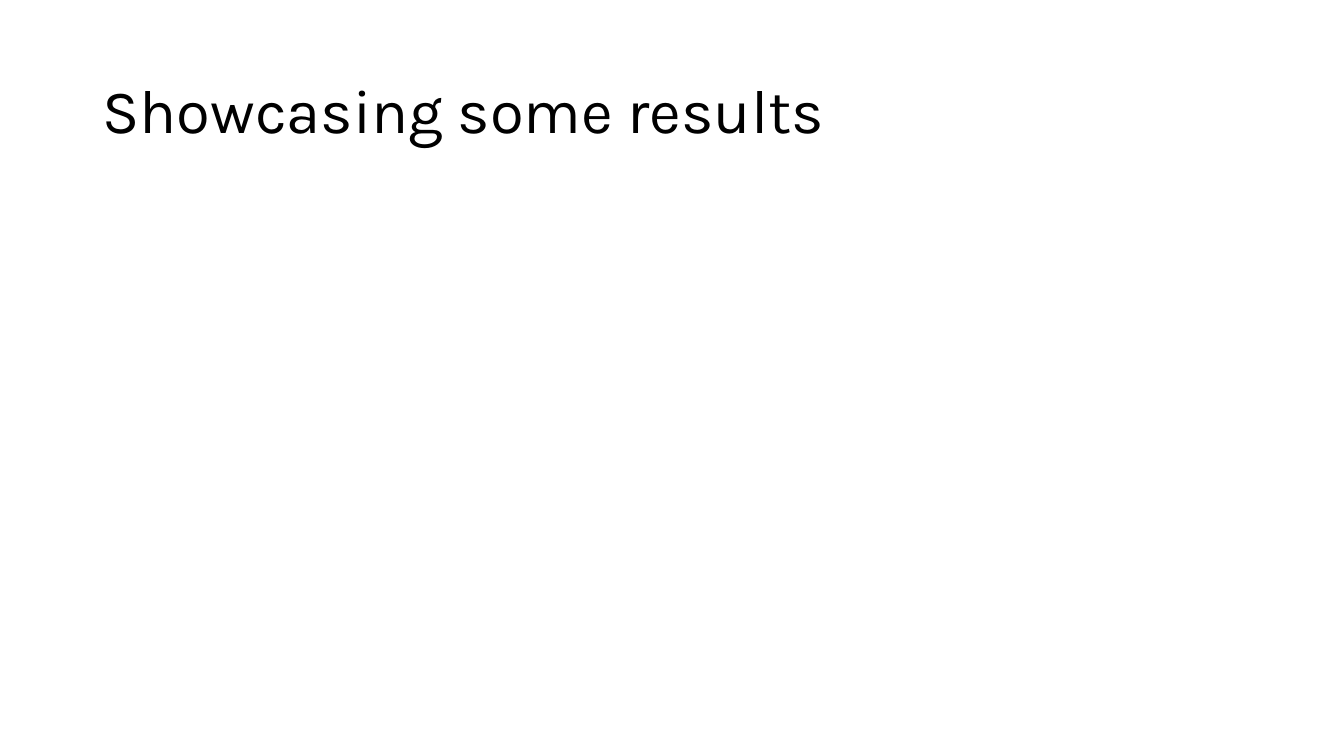
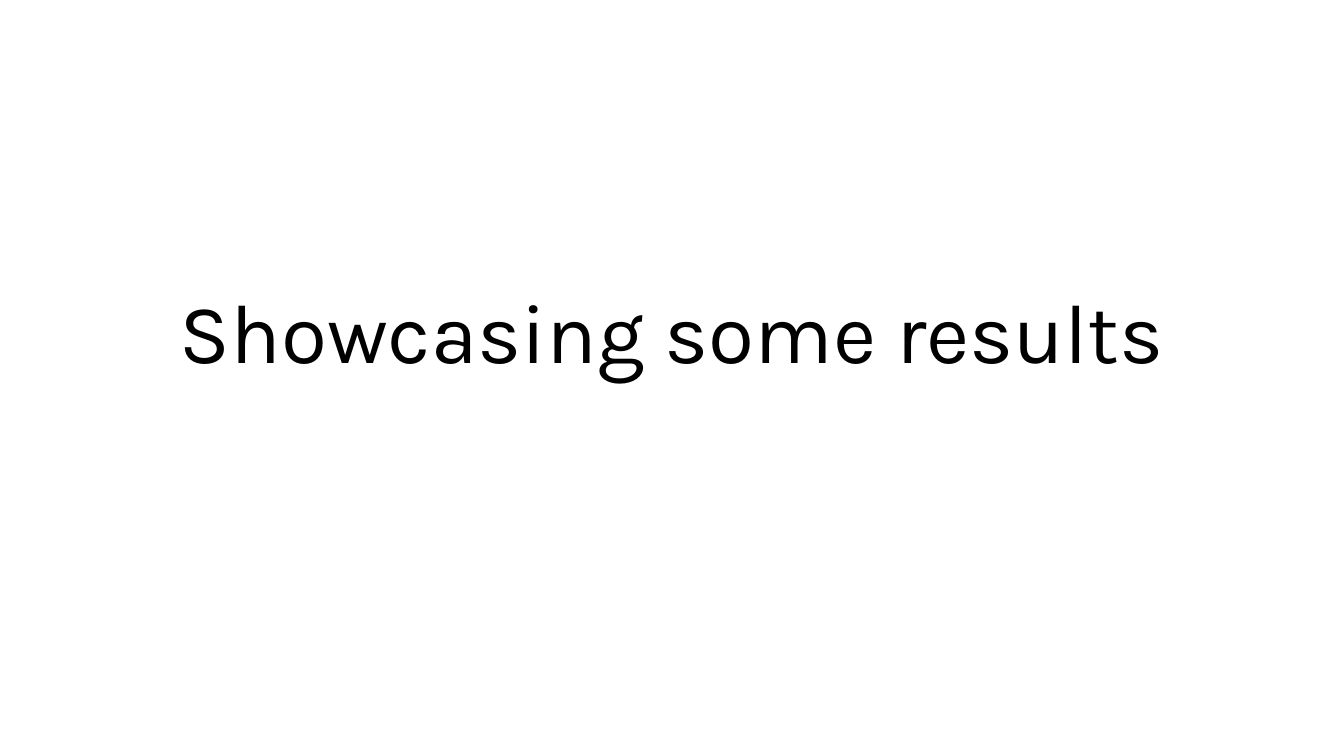
Before and after one commit to sanderseriksen/BAN440-Term-Paper, a slide deck: slide 13 of BAN440 – Term Paper Idea.pptx. Drawn at 1344x756 pixels with LibreOffice and Linux fonts; fonts in the diff are those of the drawing. Boxes give left, top, right and bottom in pixels: in the first picture for what was removed or moved away, otherwise in the second. Text is boxed around its words. In the diff, an @@ line names an element or a change of style, - is before the commit and + after.

```diff
--- a/BAN440 – Term Paper Idea.pptx
+++ b/BAN440 – Term Paper Idea.pptx
@@ title "Showcasing some results": place and size @@
-title "Showcasing some results" at [102,90,824,148]
+title "Showcasing some results" at [180,305,1164,383]
@@ title "Showcasing some results" at [180,305,1164,383]: size 44 to 60 pt; alignment left to centre; vertical alignment middle to bottom @@
```
Also in this commit, not shown: 1 slide added.
